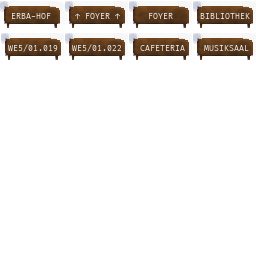
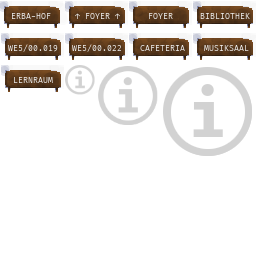
Layers edited between the first and the second 256×256 image:
added group "information-small" (44%) with 4 layers above "information-medium" over (65, 65, 95, 95)
added layer "i #2" (40%) in group "information-small" over (75, 70, 85, 89)
added layer "circle-light #2" (23%) in group "information-small" over (67, 67, 93, 93)
added layer "circle #2" (40%) in group "information-small" over (65, 65, 95, 95)
added group "information-medium" (44%) with 4 layers above "information-large" over (98, 66, 158, 125)
added layer "i #1" (40%) in group "information-medium" over (118, 77, 138, 113)
added layer "circle-light #1" (23%) in group "information-medium" over (103, 71, 153, 121)
added layer "circle #1" (40%) in group "information-medium" over (98, 66, 158, 125)
added group "information-large" (44%) with 4 layers above "Bib-Lernraum" over (163, 67, 252, 156)
added layer "i" (40%) in group "information-large" over (193, 84, 223, 137)
added layer "circle-light" (23%) in group "information-large" over (171, 75, 245, 149)
added layer "circle" (40%) in group "information-large" over (163, 67, 252, 156)
added group "Bib-Lernraum" with 5 layers above "WE5/00.019 #1" over (1, 65, 64, 92)
added layer "LERNRAUM" in group "Bib-Lernraum" over (14, 77, 53, 83)
added layer "shield-highlight #8" (color dodge, 26%) in group "Bib-Lernraum" over (3, 65, 64, 89)
added layer "shield-shadow-Kopie #8" (multiply, 81%) in group "Bib-Lernraum" over (1, 65, 61, 88)
added layer "shield-shadow #8" (multiply) in group "Bib-Lernraum" over (5, 70, 61, 92)
added layer "shield-foundation #8" in group "Bib-Lernraum" over (5, 70, 61, 92)
renamed "WE5/01.019 #1" to "WE5/00.019", painted on it over (33, 45, 38, 51)
renamed "WE5/01.022 #1" to "WE5/00.022", painted on it over (97, 45, 102, 51)
